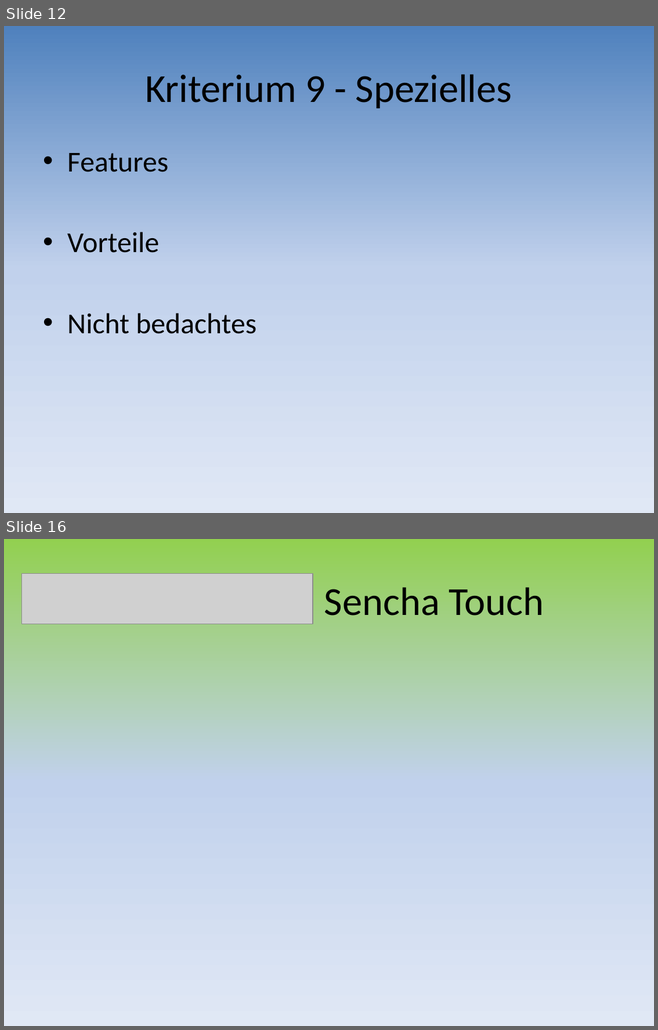
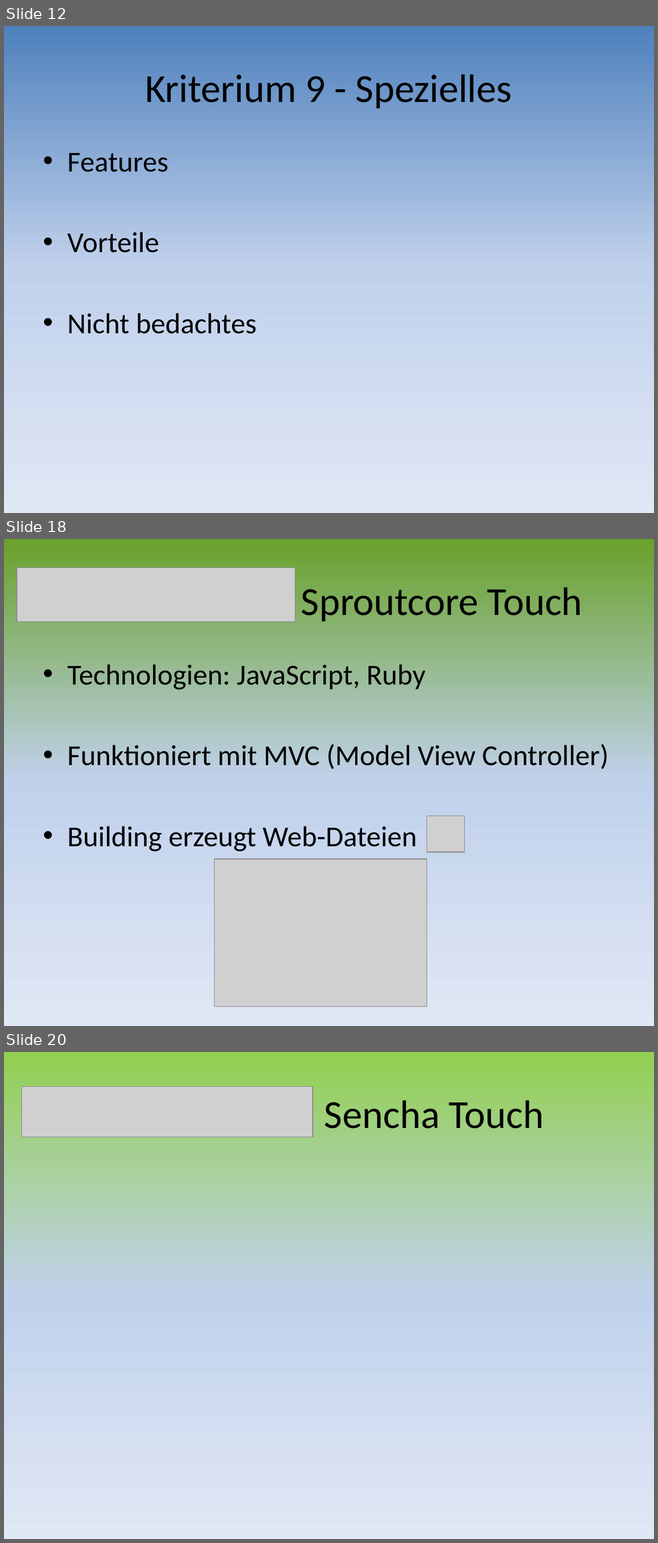
Before and after one commit to mtwords/hand-held, a slide deck: Documents/10_Frameworks_Presentation.pptx. Shown one above the other, each under a label of ours: slides 12 and 16 before the commit, slides 12, 18 and 20 after it; the slides between them are not shown. The pictures are 658x1030 and 658x1543 pixels, drawn with LibreOffice and Linux fonts; fonts in the diff are those of the drawing; grey boxes stand for pictures. Boxes give left, top, right and bottom in pixels: in the first picture for what was removed or moved away, otherwise in the second. Text is boxed around its words. In the diff, an @@ line names an element or a change of style, - is before the commit and + after.

```diff
--- a/Documents/10_Frameworks_Presentation.pptx
+++ b/Documents/10_Frameworks_Presentation.pptx
@@ slide 18 added at box(4, 539, 654, 1026), background gradient #69A12B to #C2D1ED to #E1E8F5 @@
@@ picture added at box(17, 567, 295, 621) @@
@@ title added at box(301, 587, 582, 621), 44 pt, text #000000 @@
+Sproutcore Touch
@@ text added at box(67, 664, 608, 852), 32 pt, text #000000 @@
+• Technologien: JavaScript, Ruby
+• Funktioniert mit MVC (Model View Controller)
+• Building erzeugt Web-Dateien
@@ picture added at box(426, 816, 464, 852) @@
@@ picture added at box(215, 859, 426, 1006) @@
@@ what was slide 16 is now slide 20 @@
```
Also in this commit, not shown: 2 slides changed, 4 other slides added, 1 slide removed, 1 other file.
